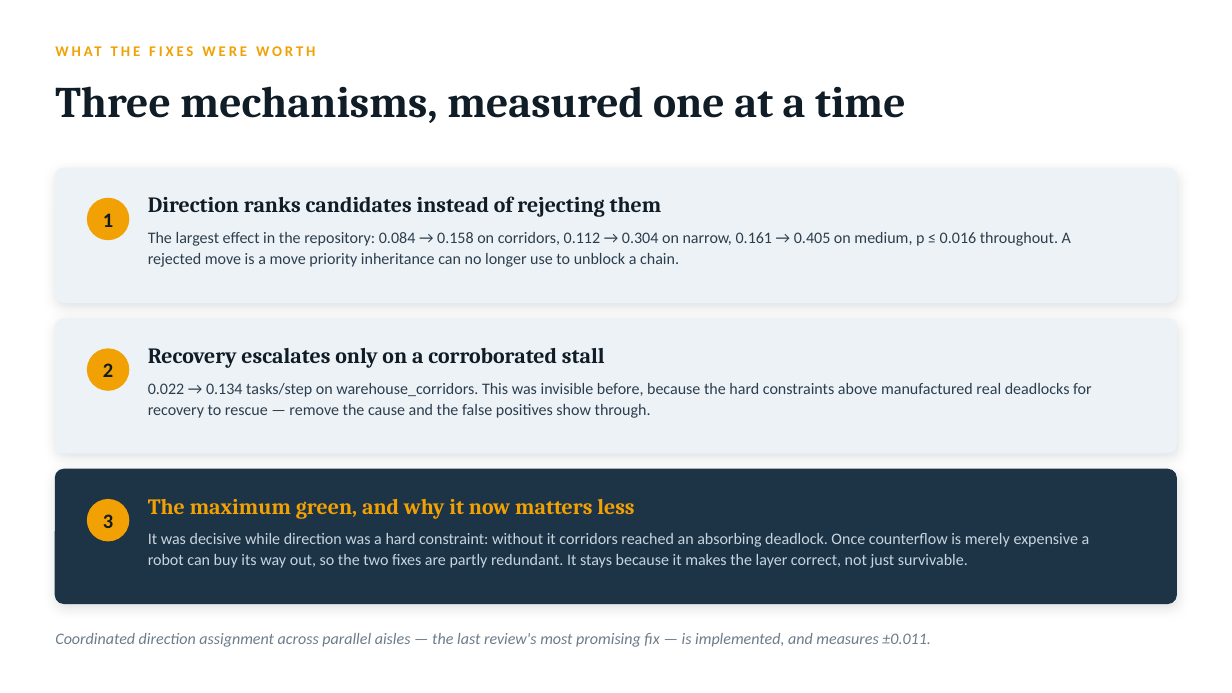
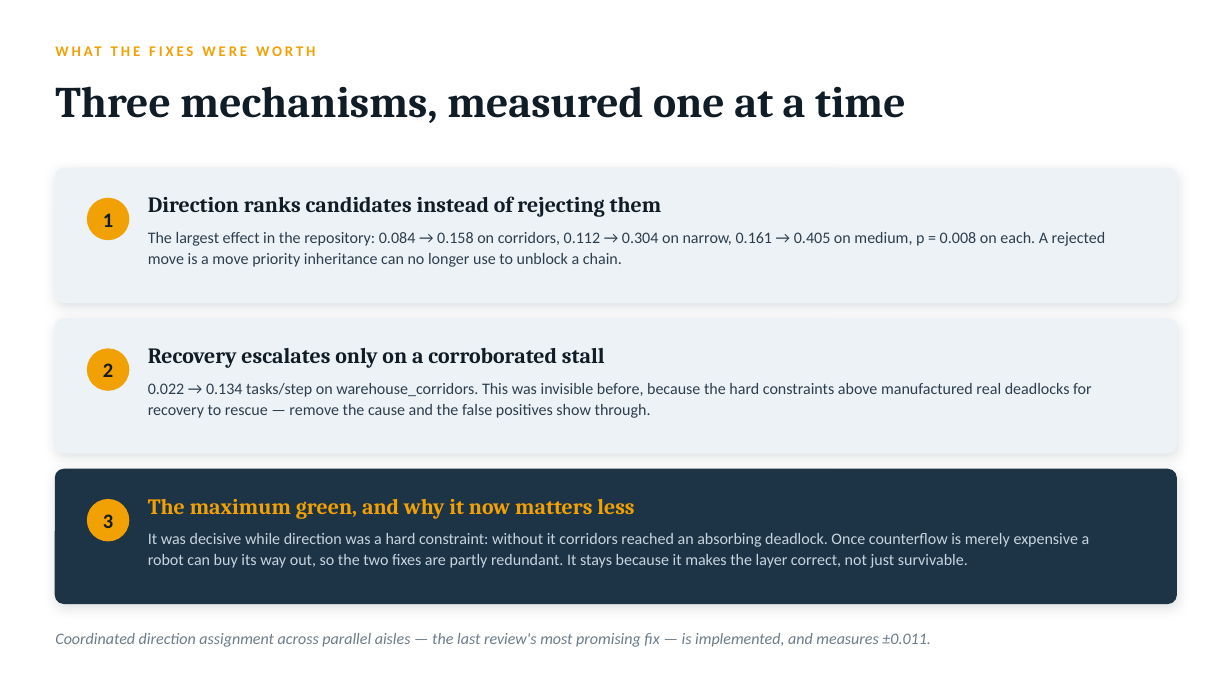
Before and after one commit to sinayanaik/aisleflow, a slide deck: slide 18 of docs/aisleflow-mapf-presentation.pptx. Drawn at 1232x693 pixels with LibreOffice and Linux fonts; fonts in the diff are those of the drawing. Boxes give left, top, right and bottom in pixels: in the first picture for what was removed or moved away, otherwise in the second. Text is boxed around its words. In the diff, an @@ line names an element or a change of style, - is before the commit and + after.

```diff
--- a/docs/aisleflow-mapf-presentation.pptx
+++ b/docs/aisleflow-mapf-presentation.pptx
@@ text at bbox=[148, 232, 1106, 267]: text changed @@
-The largest effect in the repository: 0.084 → 0.158 on corridors, 0.112 → 0.304 on narrow, 0.161 → 0.405 on medium, p ≤ 0.016 throughout. A rejected move is a move priority inheritance can no longer use to unblock a chain.
+The largest effect in the repository: 0.084 → 0.158 on corridors, 0.112 → 0.304 on narrow, 0.161 → 0.405 on medium, p = 0.008 on each. A rejected move is a move priority inheritance can no longer use to unblock a chain.
```
Also in this commit, not shown: 2 other slides changed, 1 other file.
